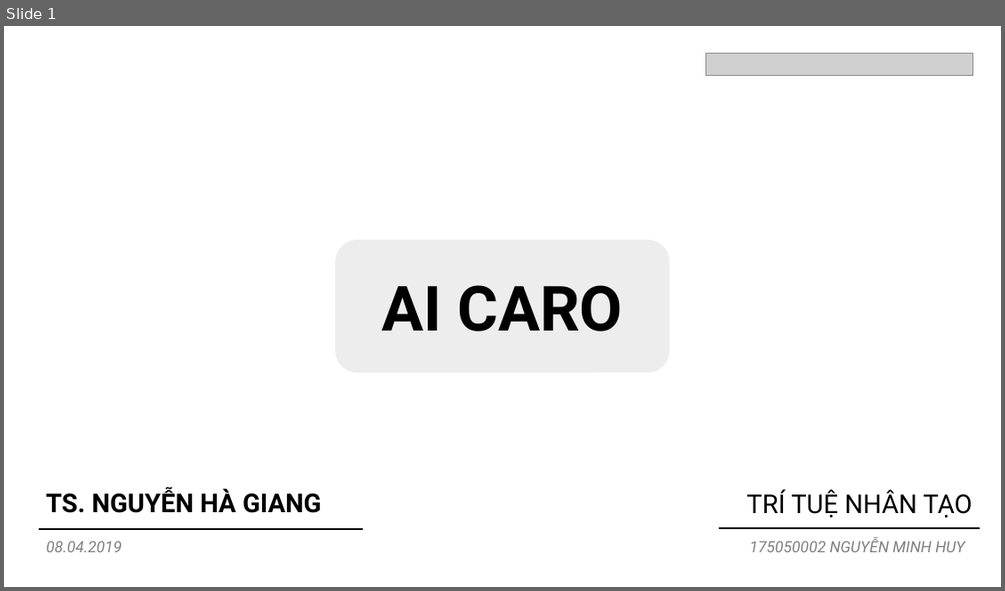
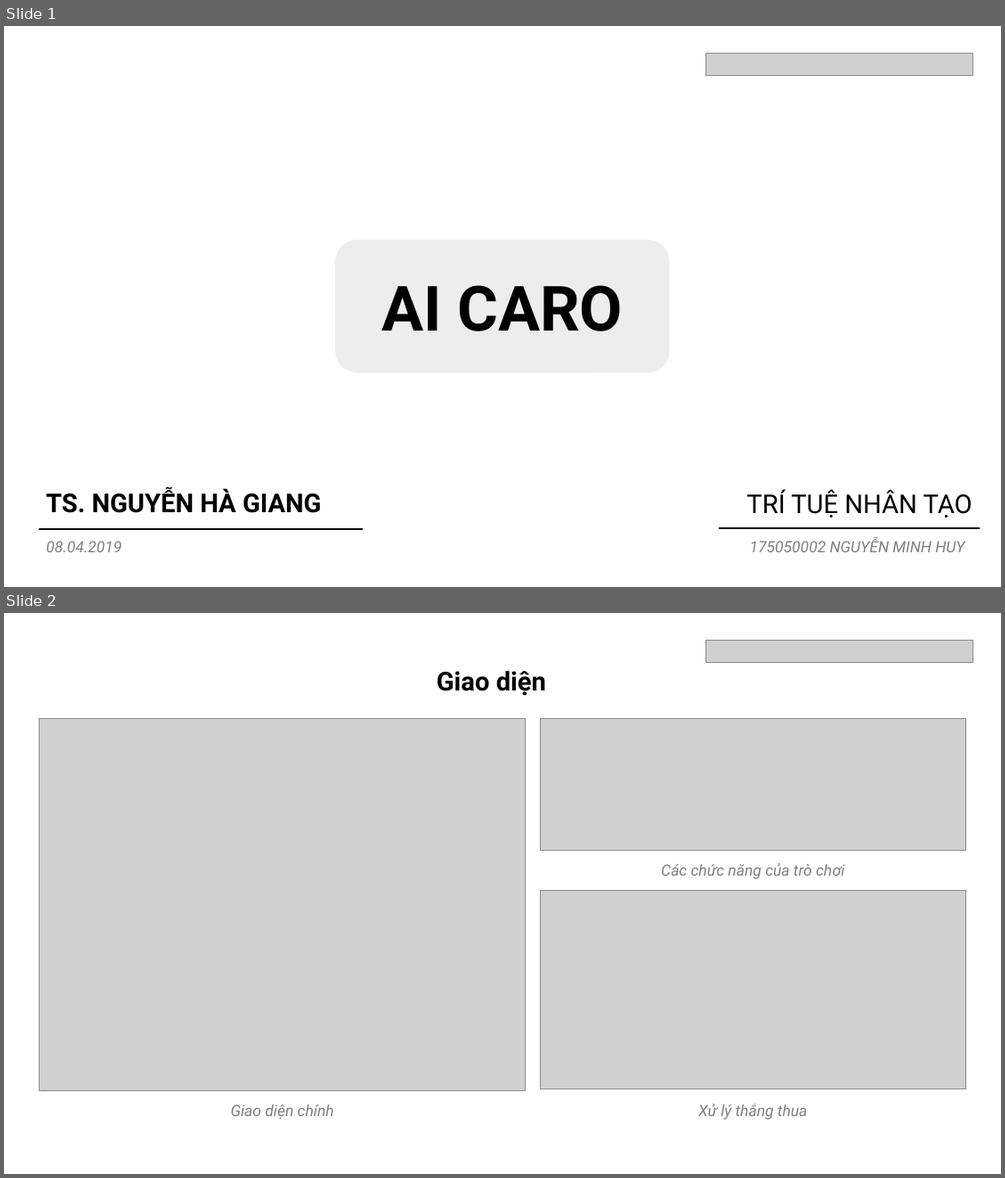
Before and after one commit to ithgnm/AI-Caro, a slide deck: Caro.pptx. Shown one above the other, each under a label of ours: slide 1 before the commit, slides 1 and 2 after it. The pictures are 1005x591 and 1005x1178 pixels, drawn with LibreOffice and Linux fonts; fonts in the diff are those of the drawing; grey boxes stand for pictures; background and template pictures are left out. Boxes give left, top, right and bottom in pixels: in the first picture for what was removed or moved away, otherwise in the second. Text is boxed around its words. In the diff, an @@ line names an element or a change of style, - is before the commit and + after.

```diff
--- a/Caro.pptx
+++ b/Caro.pptx
@@ slide 2 added at [4, 613, 1001, 1174], background picture (left out) @@
@@ picture added at [706, 641, 972, 663] @@
@@ group added at [39, 671, 966, 1119]: 4 texts, 3 pictures @@
+Giao diện
+Giao diện chính
+Xử lý thắng thua
+Các chức năng của trò chơi
```
Also in this commit, not shown: 7 other slides added, 1 slide removed.
